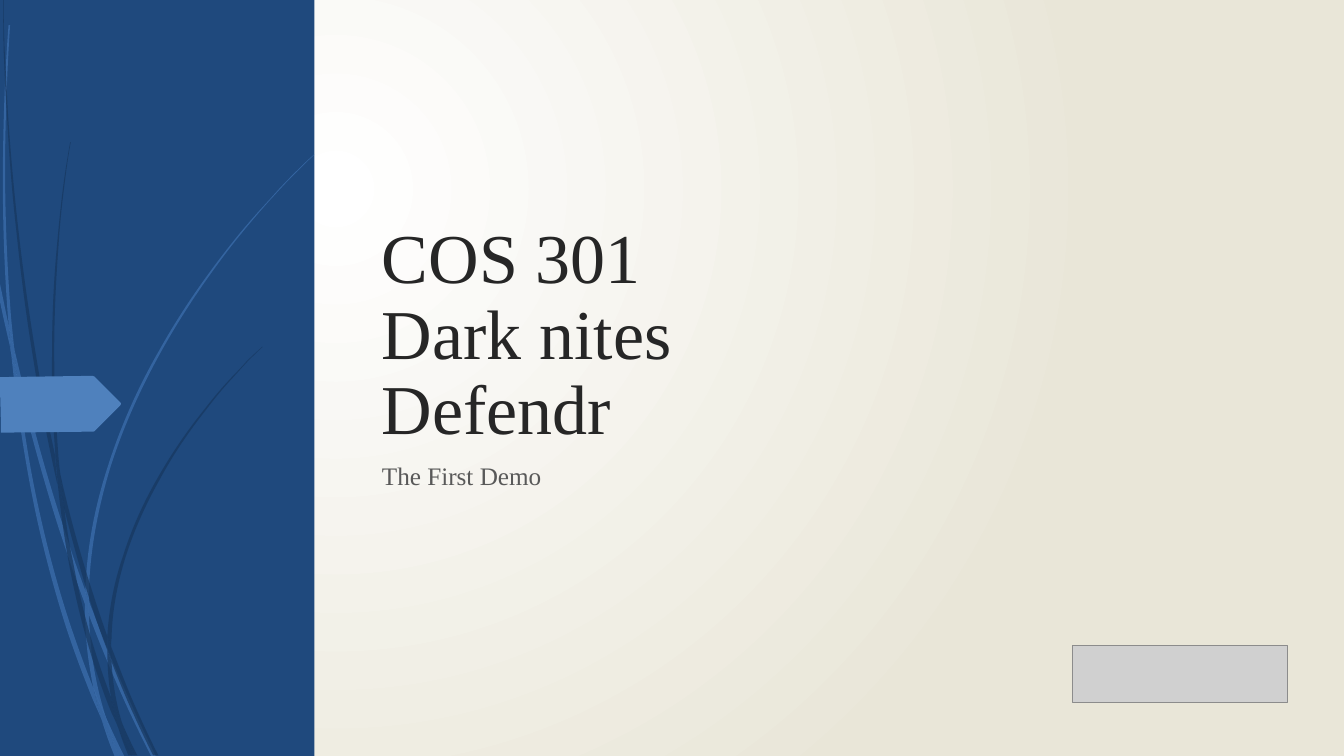
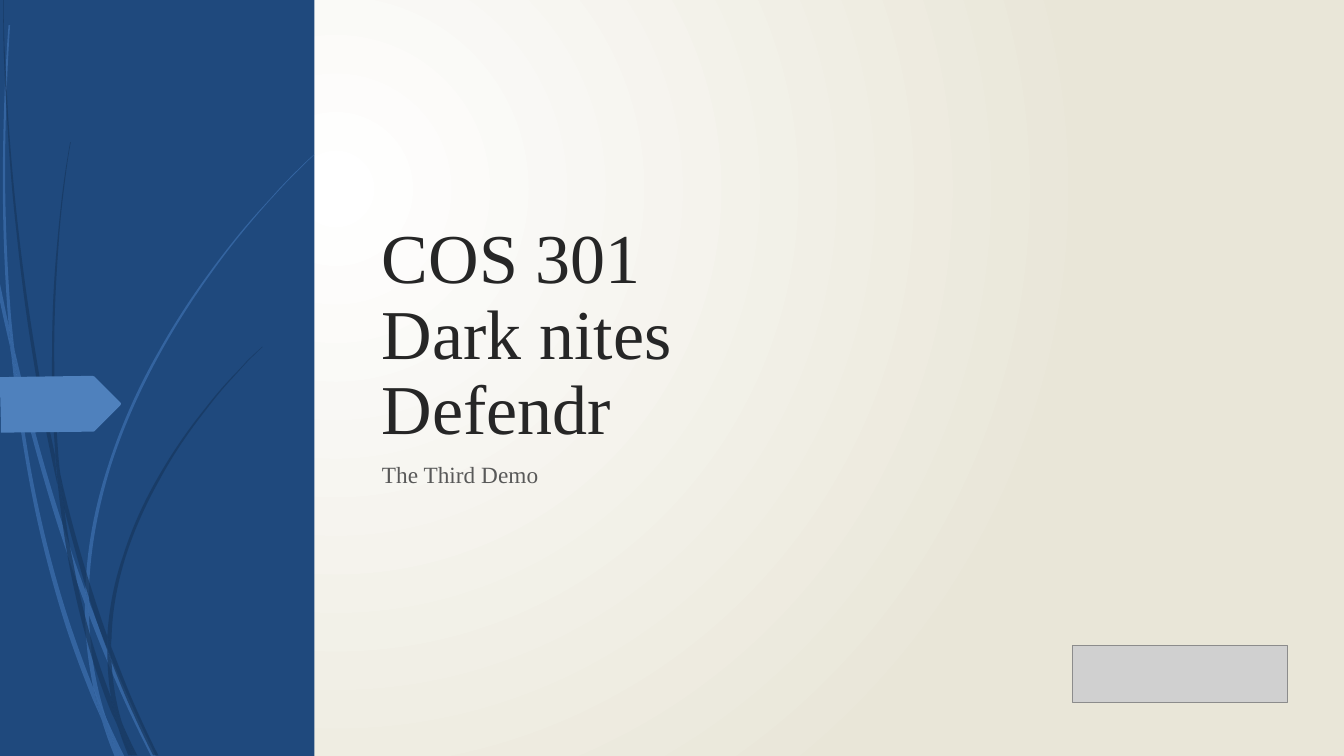
Before and after one commit to cos301-2019-se/Defendr, a slide deck: slide 1 of SRS/SlideShow3.pptx. Drawn at 1344x756 pixels with LibreOffice and Linux fonts; fonts in the diff are those of the drawing; grey boxes stand for pictures. Boxes give left, top, right and bottom in pixels: in the first picture for what was removed or moved away, otherwise in the second. Text is boxed around its words. In the diff, an @@ line names an element or a change of style, - is before the commit and + after.

```diff
--- a/SRS/SlideShow3.pptx
+++ b/SRS/SlideShow3.pptx
@@ subtitle at (382,467,538,483): text changed; size 18 to 16.6 pt @@
-The First Demo
+The Third Demo
```
Also in this commit, not shown: 6 other slides changed, 3 slides added.
